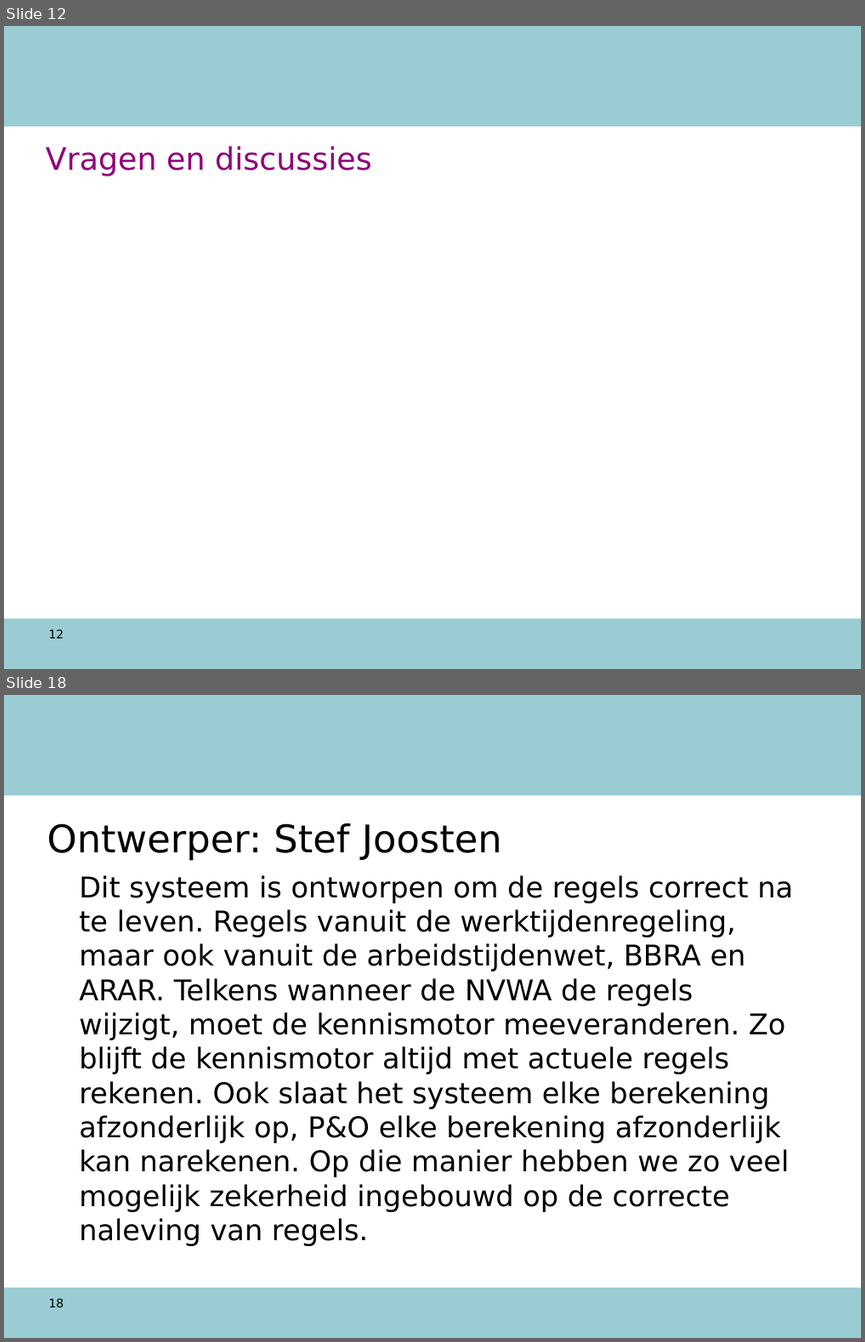
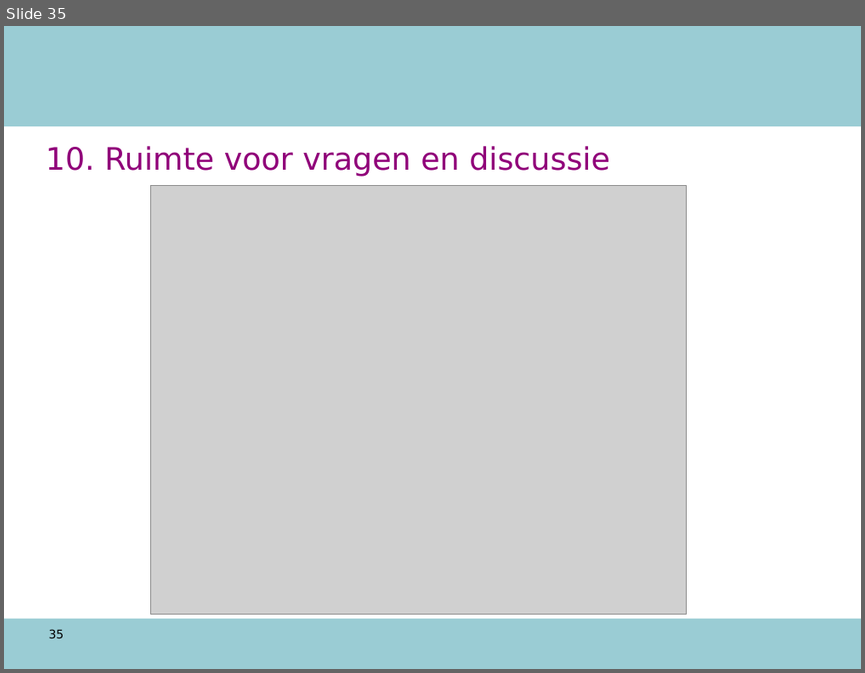
Before and after one commit to AmpersandTarski/ampersand-models, a slide deck: NVWA DTV/werkdocumenten/TO 12 augustus.ppt. Shown one above the other, each under a label of ours: slides 12 and 18 before the commit, slide 35 after it; the slides between them are not shown. The pictures are 865x1342 and 865x673 pixels, drawn with LibreOffice and Linux fonts; fonts in the diff are those of the drawing; grey boxes stand for pictures; background and template pictures are left out. Boxes give left, top, right and bottom in pixels: in the first picture for what was removed or moved away, otherwise in the second. Text is boxed around its words. In the diff, an @@ line names an element or a change of style, - is before the commit and + after.

Commit message:
vertaalbaar maken t.b.v. gegevensmodel NVWA

```diff
--- a/NVWA DTV/werkdocumenten/TO 12 augustus.ppt
+++ b/NVWA DTV/werkdocumenten/TO 12 augustus.ppt
@@ slide 18 removed at bbox=[4, 695, 861, 1338], background #FFFFFF; not listed: 2 template elements that a slide beside it also shows @@
@@ title removed at bbox=[47, 823, 502, 861] @@
-Ontwerper: Stef Joosten
@@ text removed at bbox=[79, 875, 793, 1246] @@
-Dit systeem is ontworpen om de regels correct na te leven. Regels vanuit de werktijdenregeling, maar ook vanuit de arbeidstijdenwet, BBRA en ARAR. Telkens wanneer de NVWA de regels wijzigt, moet de kennismotor meeveranderen. Zo blijft de kennismotor altijd met actuele regels rekenen. Ook slaat het systeem elke berekening afzonderlijk op, P&O elke berekening afzonderlijk kan narekenen. Op die manier hebben we zo veel mogelijk zekerheid ingebouwd op de correcte naleving van regels.
@@ page number removed at bbox=[49, 1298, 64, 1307] @@
-18
@@ what was slide 12 is now slide 35 @@
@@ slide 35 changed as well @@
@@ title at bbox=[46, 146, 610, 176]: text changed @@
-Vragen en discussies
+10. Ruimte voor vragen en discussie
@@ picture added at bbox=[151, 185, 686, 613] @@
@@ page number at bbox=[49, 629, 64, 638]: text changed @@
-12
+35
```
Also in this commit, not shown: 11 other slides changed, 23 slides added, 5 other slides removed, 4 other files.
